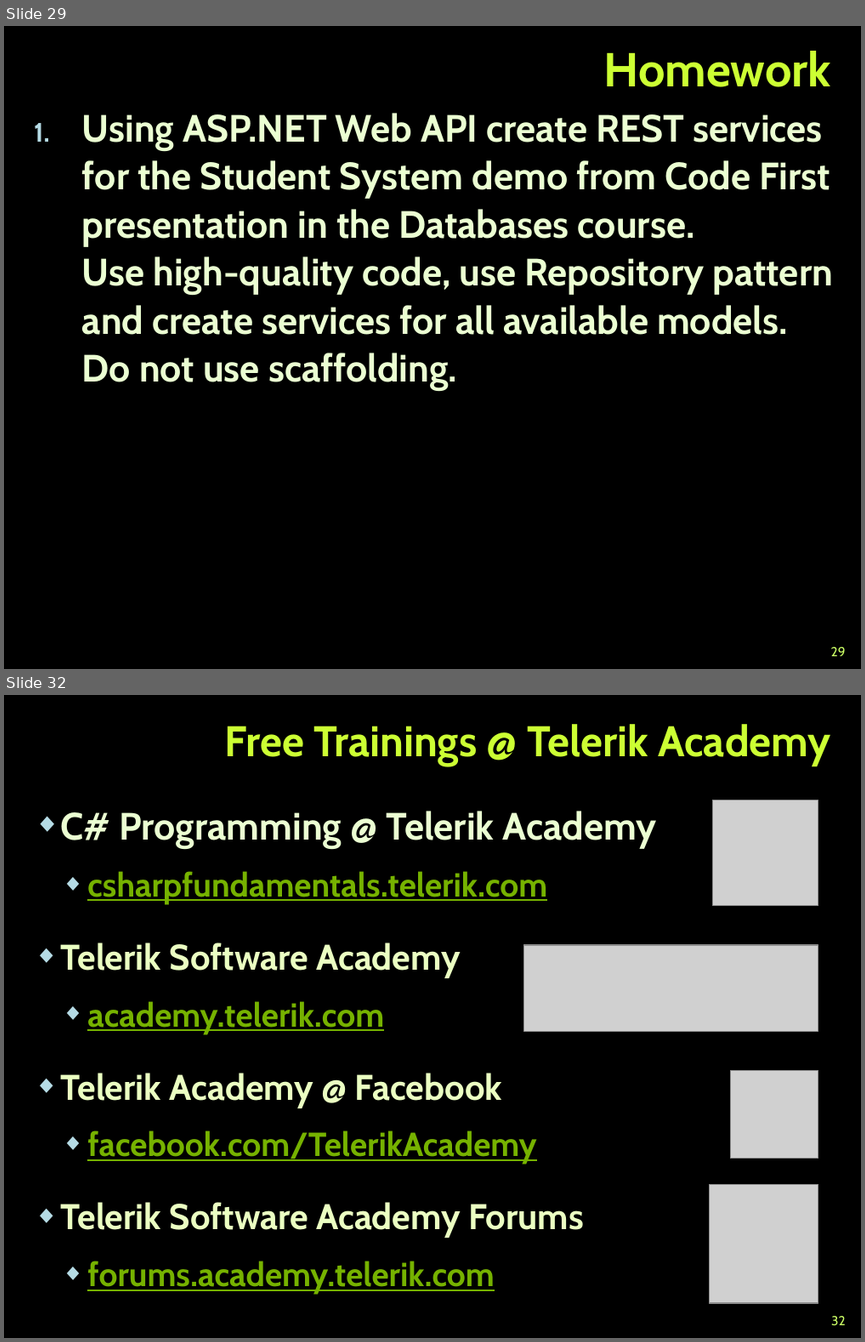
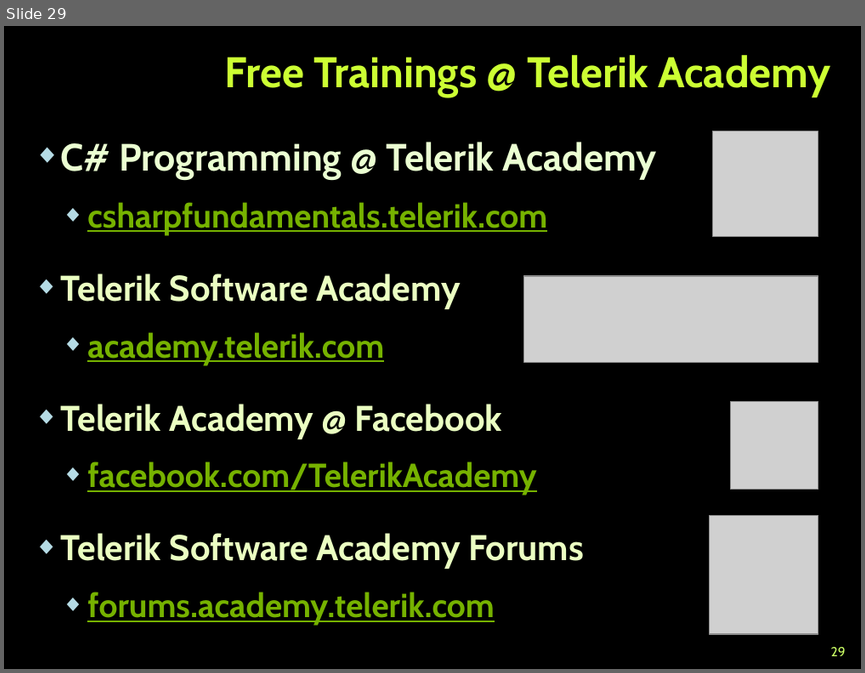
Before and after one commit to TelerikAcademy/Web-Services-and-Cloud, a slide deck: 2. ASP.NET-Web-API/ASP.NET-Web-API.pptx. Shown one above the other, each under a label of ours: slides 29 and 32 before the commit, slide 29 after it; the slides between them are not shown. The pictures are 865x1342 and 865x673 pixels, drawn with LibreOffice and Linux fonts; fonts in the diff are those of the drawing; grey boxes stand for pictures; background and template pictures are left out. Boxes give left, top, right and bottom in pixels: in the first picture for what was removed or moved away, otherwise in the second. Text is boxed around its words. In the diff, an @@ line names an element or a change of style, - is before the commit and + after.

Commit message:
Added homework for 2. ASP.NET-Web-API

```diff
--- a/2. ASP.NET-Web-API/ASP.NET-Web-API.pptx
+++ b/2. ASP.NET-Web-API/ASP.NET-Web-API.pptx
@@ slide 29 removed at (4,26,861,669), background picture (left out) @@
@@ title removed at (604,51,831,87) @@
-Homework
@@ text removed at (82,113,834,390) @@
-1. Using ASP.NET Web API create REST services for the Student System demo from Code First presentation in the Databases course.
-   Use high-quality code, use Repository pattern and create services for all available models.
-   Do not use scaffolding.
@@ page number removed at (831,646,846,656) @@
-29
@@ what was slide 32 is now slide 29 @@
@@ page number at (831,646,846,656): text changed @@
-32
+29
```
Also in this commit, not shown: 2 other slides removed, 1 other file.
